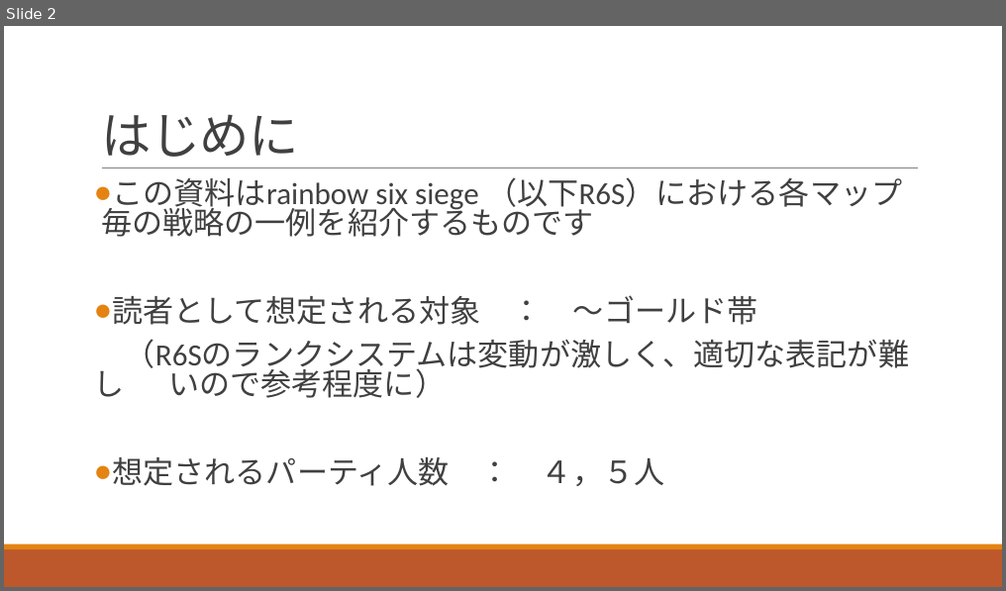
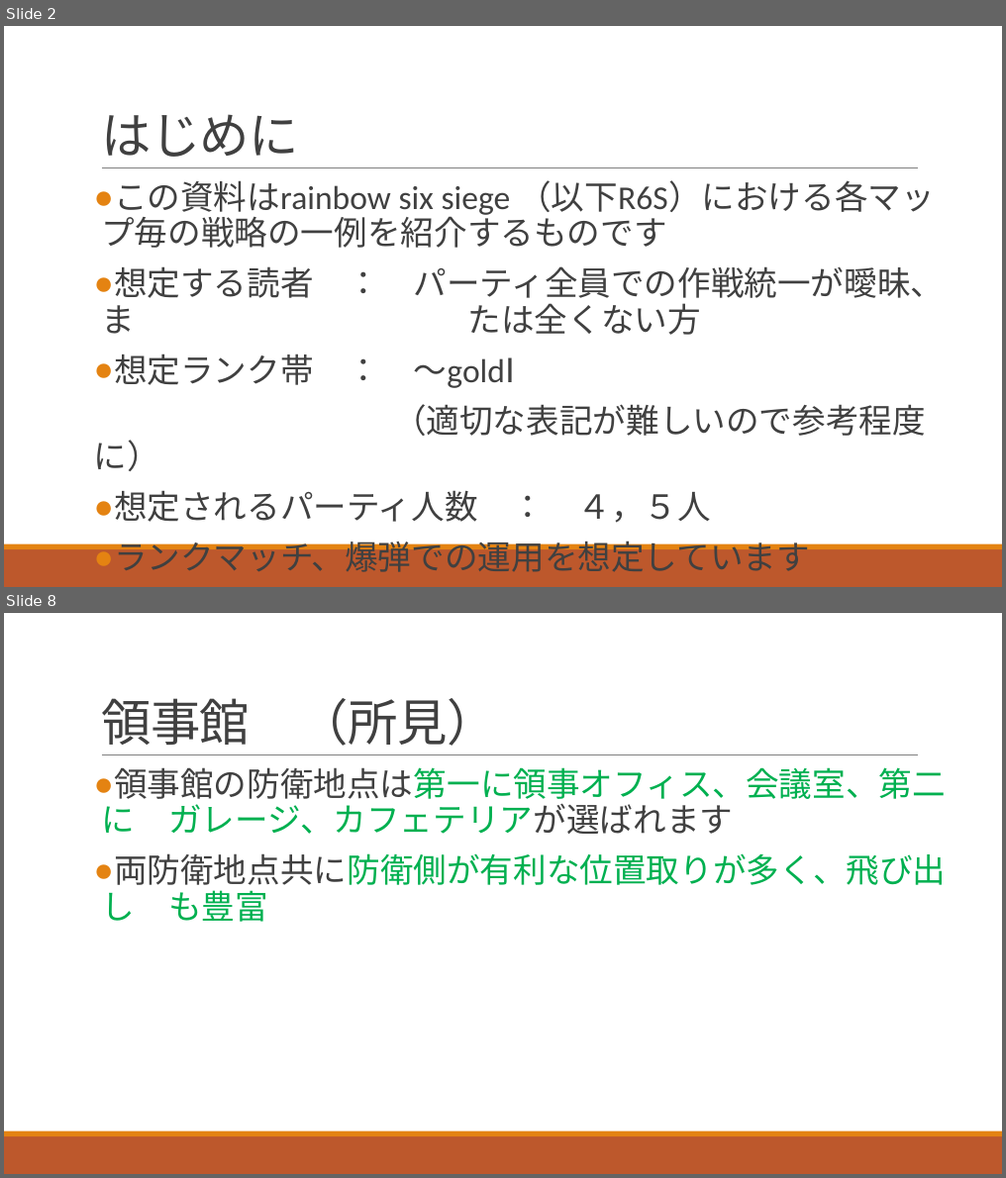
Before and after one commit to kaito-000/r6s_slide, a slide deck: R6S.pptx. Shown one above the other, each under a label of ours: slide 2 before the commit, slides 2 and 8 after it; the slides between them are not shown. The pictures are 1006x591 and 1006x1178 pixels, drawn with LibreOffice and Linux fonts; fonts in the diff are those of the drawing. Boxes give left, top, right and bottom in pixels: in the first picture for what was removed or moved away, otherwise in the second. Text is boxed around its words. In the diff, an @@ line names an element or a change of style, - is before the commit and + after.

```diff
--- a/R6S.pptx
+++ b/R6S.pptx
@@ slide 8 added at box(4, 613, 1002, 1174), background #FFFFFF; not listed: 3 template elements that a slide beside it also shows @@
@@ title added at box(101, 698, 497, 746), 48 pt, text #404040 @@
+領事館 （所見）
@@ text added at box(101, 767, 946, 922), 32 pt, text #00B050 @@
+● 領事館の防衛地点は第一に領事オフィス、会議室、第二に ガレージ、カフェテリアが選ばれます
+● 両防衛地点共に防衛側が有利な位置取りが多く、飛び出し も豊富
@@ slide 2 changed as well @@
@@ text at box(101, 180, 935, 523): size 29.6 to 32 pt in "この資料はrainbow six siege （以下R6S）における各マップ毎の戦略の一例を紹介するものです", "想定されるパーティ人数 ： ４，５人"; line spacing 0.8 to 0.9 @@
@@ text at box(94, 267, 944, 472): text changed; size 29.6 to 32 pt @@
-● 読者として想定される対象 ： ～ゴールド帯
-（R6Sのランクシステムは変動が激しく、適切な表記が難し いので参考程度に）
+● 想定する読者 ： パーティ全員での作戦統一が曖昧、ま たは全くない方
+● 想定ランク帯 ： ～goldⅠ
+（適切な表記が難しいので参考程度に）
@@ text at box(114, 535, 810, 572): paragraph added @@
+● ランクマッチ、爆弾での運用を想定しています
```
Also in this commit, not shown: 2 other slides changed, 5 other slides added.
